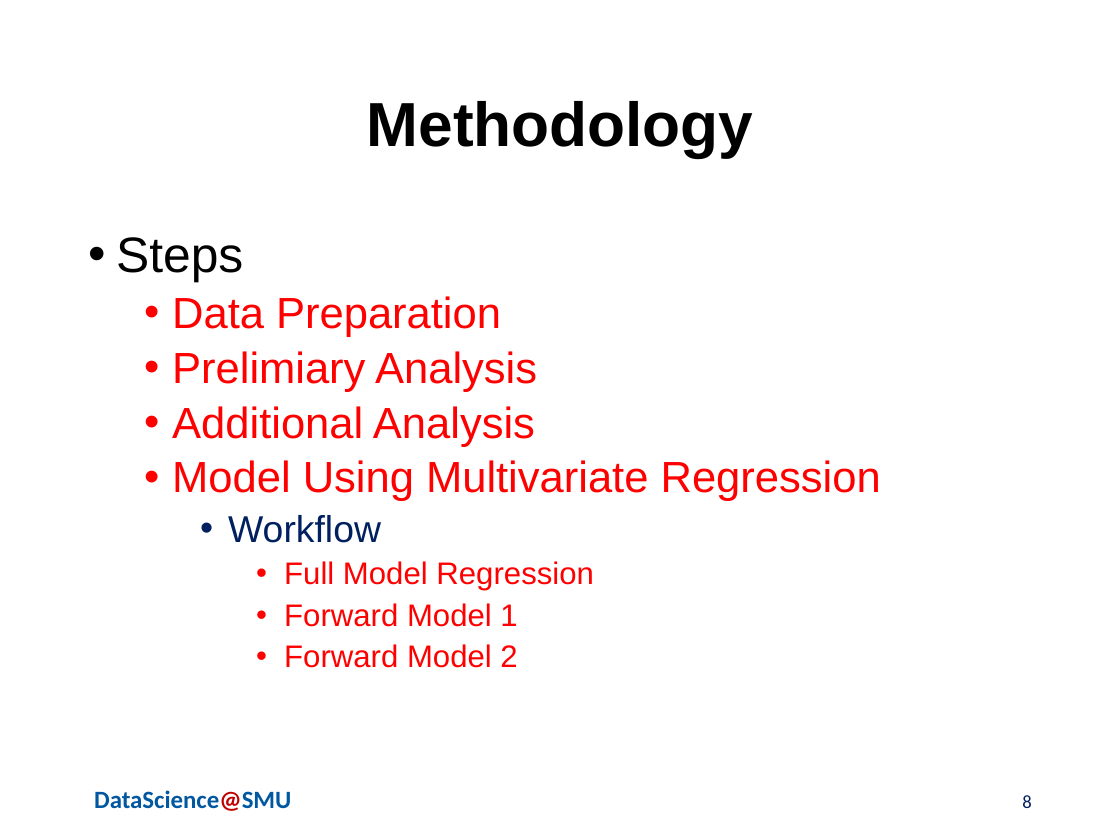
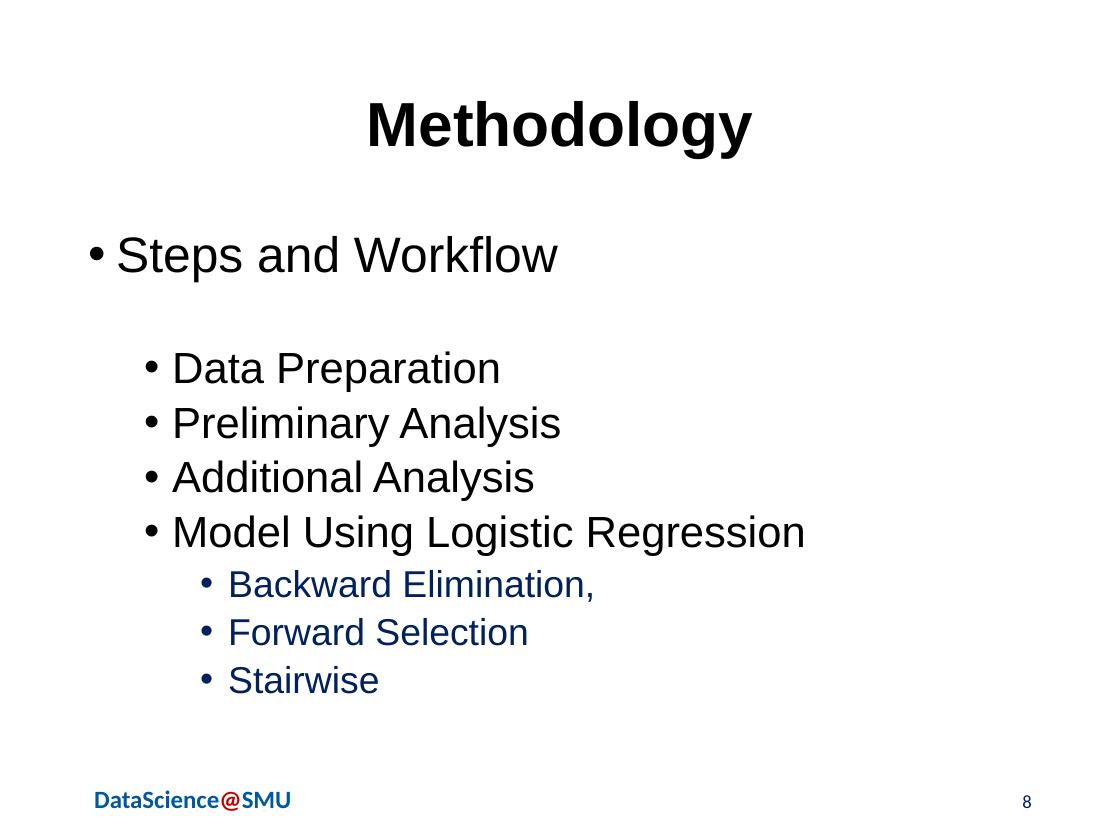
Before and after one commit to chaoshunh/SMU_MSDS, a slide deck: slide 8 of Doing_Data_Science/CaseStudy2/Reports/MSDSPresentation.pptx. Drawn at 1120x840 pixels with LibreOffice and Linux fonts; fonts in the diff are those of the drawing; background and template pictures are left out. Boxes give left, top, right and bottom in pixels: in the first picture for what was removed or moved away, otherwise in the second. Text is boxed around its words. In the diff, an @@ line names an element or a change of style, - is before the commit and + after.

Commit message:
Add files via upload
Added the fit models

```diff
--- a/Doing_Data_Science/CaseStudy2/Reports/MSDSPresentation.pptx
+++ b/Doing_Data_Science/CaseStudy2/Reports/MSDSPresentation.pptx
@@ text at bbox=[116, 236, 558, 282]: text changed @@
-• Steps
+• Steps and Workflow
@@ text at bbox=[172, 351, 535, 501]: text colour #FF0000 to #000000 in "Data Preparation", "Additional Analysis" @@
@@ text at bbox=[172, 406, 561, 447]: text changed; text colour #FF0000 to #000000 @@
-  • Prelimiary Analysis
+  • Preliminary Analysis
@@ text at bbox=[172, 515, 806, 694]: text changed; size 20 to 24 pt; text colour #FF0000 to #002060 @@
-  • Model Using Multivariate Regression
-    • Workflow
-      • Full Model Regression
-      • Forward Model 1
-      • Forward Model 2
+  • Model Using Logistic Regression
+    • Backward Elimination,
+    • Forward Selection
+    • Stairwise
```
Also in this commit, not shown: 9 other slides changed.
